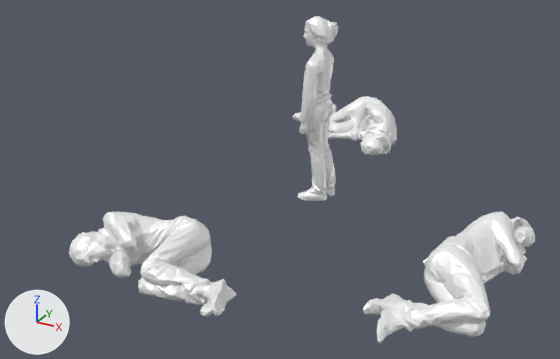
Renders of the glTF model src/resources/child.glb from each side of a commit.
Rendered twice from a 50 mm lens placed at (3.03, -6.17, 3.11), pointed at (-0.06, -0.55, 0.3). The lights are fixed; the arrows at lower left show +X, +Y and +Z. Where no turn or scale is listed for an object, it has been applied to the vertices.

Objects in the first picture: 'bum_1', 'bum_2', 'bum_3', 'child'.
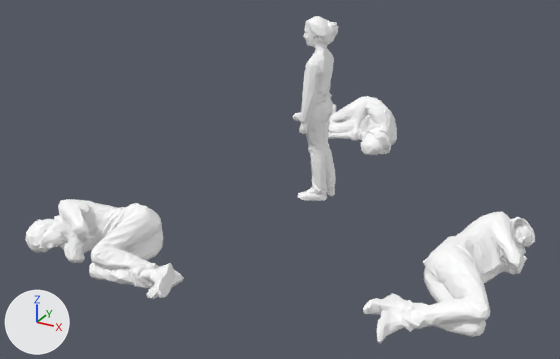
What differs and where, as boxes [x1, y1, x2, y2] in the pictures (560 x 359 px):
'bum_3', surface changed, moved: before [69, 212, 237, 316]; after [25, 199, 184, 299]
'bum_1', surface changed: [363, 212, 535, 344] in both
'bum_2', surface changed: [293, 96, 393, 155] in both

Patch to the scene script:
```diff
--- a/src/resources/child.glb.py
+++ b/src/resources/child.glb.py
@@ mat_yeonmi @@
 mat_yeonmi.base_color = (1.0, 1.0, 1.0)  # white #ffffff
-mat_yeonmi.metallic = 0.4
@@ ob_bum_3 @@
 ob_bum_3 = bpy.data.objects.new('bum_3', me_bum_3)
-ob_bum_3.location = (-0.339, -2.051, 0.175)
+ob_bum_3.location = (-0.811, -2.051, 0.175)
```
